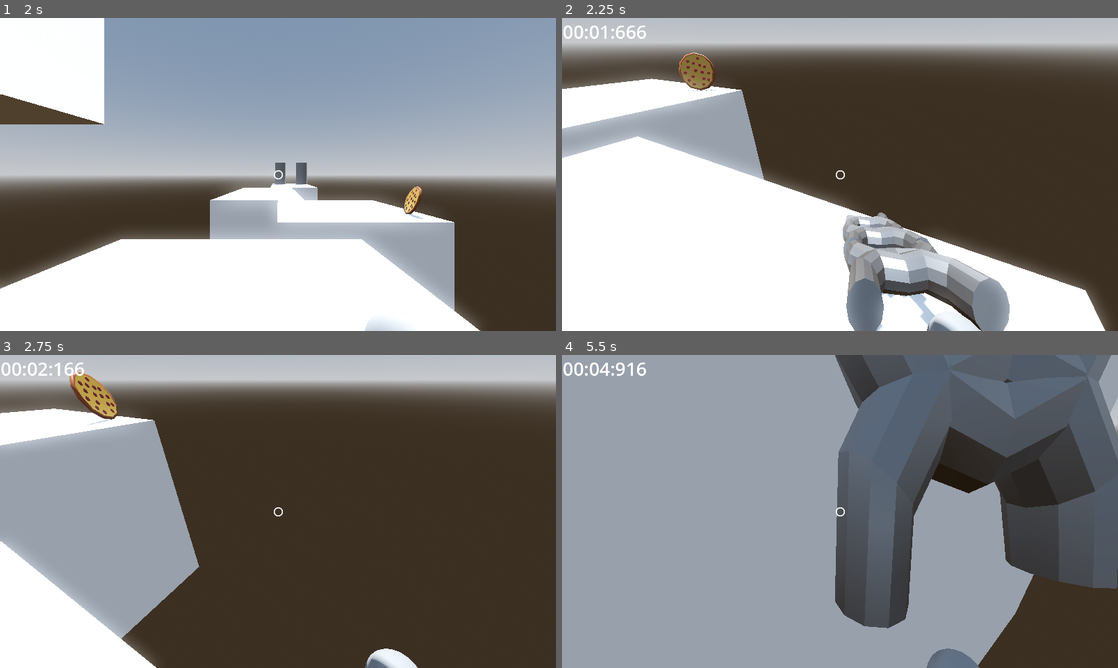
Above: before the commit, frames 1-4 (two rows, left to right).
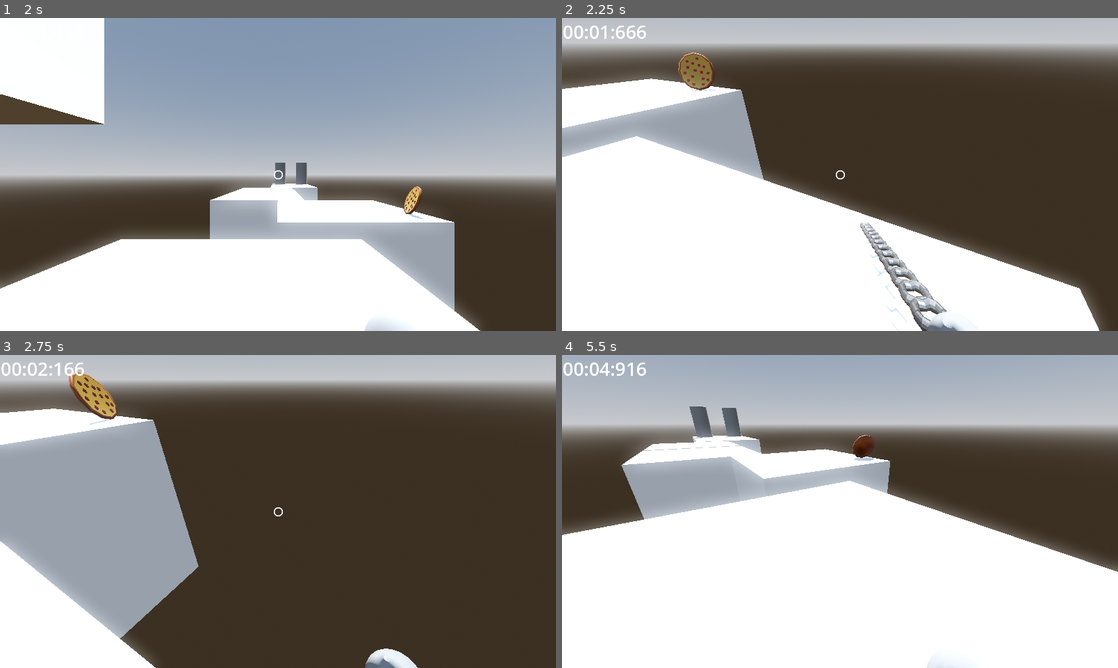
Above: after the commit, the same moments.

Repository: MattCharles/Dreams
Game: Godot game, scene res://Scenes/menu.tscn
Same seed, same stepped clock (60 frames per second), same inputs: the game is played once before the commit and once after it. Sound files missing from this copy of the repository are replaced by a short silence.
Inputs (mouse positions are in pixels of both pictures, inside the frame that each line leads up to):
- Up to frame 1 (2 s): click "Dream" at 0.5 s; move the mouse to (400, 158) at 1.27 s; press the mouse at (400, 158) at 1.28 s; hold D (right) from 1.28 s (still down); tap Space (jump) at 1.52 s
- Up to frame 2 (2.25 s): move the mouse to (812, 174) at 2.02 s; release D (right) at 2.03 s; release the mouse at (812, 174) at 2.03 s; hold W (forward) from 2.03 s (still down); click (812, 174) at 2.1 s
- Up to frame 3 (2.75 s): keep holding W (forward); tap Space (jump) at 2.27 s
- Up to frame 4 (5.5 s): keep holding W (forward); move the mouse to (851, 505) at 2.77 s; hold Shift (sprint) 2.78-3.53 s; click (851, 505) at 3.05 s; move the mouse to (834, 517) at 3.52 s; click (834, 517) at 3.6 s; tap Space (jump) at 3.77, 4.52, 5.27 s; move the mouse to (878, 514) at 4.27 s; press the mouse at (878, 514) at 4.28 s; move the mouse to (795, 508) at 5.02 s; release the mouse at (795, 508) at 5.03 s; tap Shift (sprint) at 5.1 s; click (795, 508) at 5.3 s

Frame 1 is identical in both runs. In frame 2, 7.4% of the frame differs, in the area x 0-98%, y 10-100%; in frame 3, 0.4%; in frame 4, 85%, in the area x 0-100%, y 0-100%.

Commit message:
Grapple can pull u but it don't be feeling so good and crazy yet

Diff:
--- a/Scenes/rope.tscn
+++ b/Scenes/rope.tscn
@@ -1,9 +1,6 @@
-[gd_scene load_steps=3 format=3 uid="uid://dadqmy82ifs6o"]
+[gd_scene load_steps=2 format=3 uid="uid://dadqmy82ifs6o"]
 
 [ext_resource type="PackedScene" path="res://Scenes/chainlink.tscn" id="2_nl6oy"]
-
-[sub_resource type="BoxShape3D" id="BoxShape3D_5tt8a"]
-size = Vector3(0.797207, 0.99915, 0.266269)
 
 [node name="Rope" type="Node3D"]
 
@@ -11,8 +8,3 @@
 transform = Transform3D(1, 0, 0, 0, -4.37114e-08, -1, 0, 1, -4.37114e-08, 0, 0, 0)
 
 [node name="Mesh" parent="Link" instance=ExtResource("2_nl6oy")]
-transform = Transform3D(5, 0, 0, 0, 5, 0, 0, 0, 5, 0, 0, 0)
-
-[node name="CollisionShape3D" type="CollisionShape3D" parent="Link"]
-transform = Transform3D(1, 0, 0, 0, 1, 0, 0, 0, 1, 0, 0, -0.0165686)
-shape = SubResource("BoxShape3D_5tt8a")
--- a/Scenes/test.gd
+++ b/Scenes/test.gd
@@ -10,8 +10,8 @@
 	get_viewport().set_physics_object_picking(true)
 
 func _process(delta):
-	if player.position.y < -10:
+	if player.position.y < -30:
 		player.respawn(player_spawn.position)
-	if pizza.position.y < -10:
+	if pizza.position.y < -30:
 		pizza.position = pizza_spawn.position
 		pizza.linear_velocity = Vector3.ZERO
--- a/Scripts/player.gd
+++ b/Scripts/player.gd
@@ -29,8 +29,10 @@
 
 var grapple_line:=VectorPair.new()
 var chain_links:=[]
-var hooking := false
-var link_height := 1 #TODO: The chain itself should be able to provide this info. Hard coding for now
+var grapple_chain_is_out := false
+var link_height := .2 #TODO: The chain itself should be able to provide this info. Hard coding for now
+var original_hook_distance := 0.0
+var grapple_chain_fully_extended := false
 
 # Get the gravity from the project settings to be synced with RigidDynamicBody nodes.
 var gravity: float = ProjectSettings.get_setting("physics/3d/default_gravity")
@@ -101,8 +103,10 @@
 
 func _physics_process(delta: float) -> void:
 	grapple_line.start = grapple_hand.global_position
-	if hooking: resize_chain()
+	if grapple_chain_is_out:
+		resize_chain()
 	var links_in_chain = chain_links.size()
+	grapple_chain_fully_extended = grapple_chain_is_out and original_hook_distance <= grapple_line.get_distance()
 	for i in links_in_chain:
 		position_link(chain_links[i], i+1, links_in_chain)
 	# Add the gravity.
@@ -130,6 +134,14 @@
 	else:
 		velocity.x = move_toward(velocity.x, 0, SPEED)
 		velocity.z = move_toward(velocity.z, 0, SPEED)
+	if grapple_chain_fully_extended:
+		var dir = global_position.direction_to(grapple_line.end)
+		var original_magnitude = velocity.length()
+		var new_rotation_axis = velocity.normalized().cross(dir)
+		var rotated_velocity = velocity.rotated(new_rotation_axis.normalized(), deg_to_rad(90))
+		print("OM: " + str(original_magnitude) + " new: " + str(rotated_velocity.length()))
+		velocity = rotated_velocity
+		pass
 
 	if picked_object != null:
 		var a = picked_object.global_transform.origin
@@ -137,16 +149,20 @@
 		picked_object.set_linear_velocity((b-a)*pull_power)
 
 	if Input.is_action_just_pressed("shoot"):
-		if hooking:
+		if grapple_chain_is_out:
 			while not chain_links.is_empty():
 				chain_links.pop_front().queue_free()
-			hooking = false
+			grapple_chain_is_out = false
+			original_hook_distance = 0
 			return
 		if grapple_cast.is_colliding():
 			grapple_line.end = grapple_cast.get_collision_point()
-			print(grapple_line.get_distance())
-			hooking = true
+			original_hook_distance = grapple_line.get_distance() + .5
+			grapple_chain_is_out = true
 			shoot_hook()
+	if Input.is_action_pressed("shoot") and grapple_chain_is_out:
+		velocity = global_position.direction_to(grapple_line.end) * SPEED
+		original_hook_distance = grapple_line.get_distance() + .5
 
 
 	if(noise):
@@ -198,7 +214,8 @@
 	return result
 
 func position_link(link, index:int, num_links_in_chain:int):
-	link.global_position = grapple_line.get_line() * (float(index) / num_links_in_chain) + grapple_hand.global_position
+	var new_position = grapple_line.get_line() * (float(index) / num_links_in_chain) + grapple_hand.global_position
+	link.global_position = new_position
 	if (link.global_position - grapple_line.end).length() < .5: return
 	link.look_at(grapple_line.end)
 
